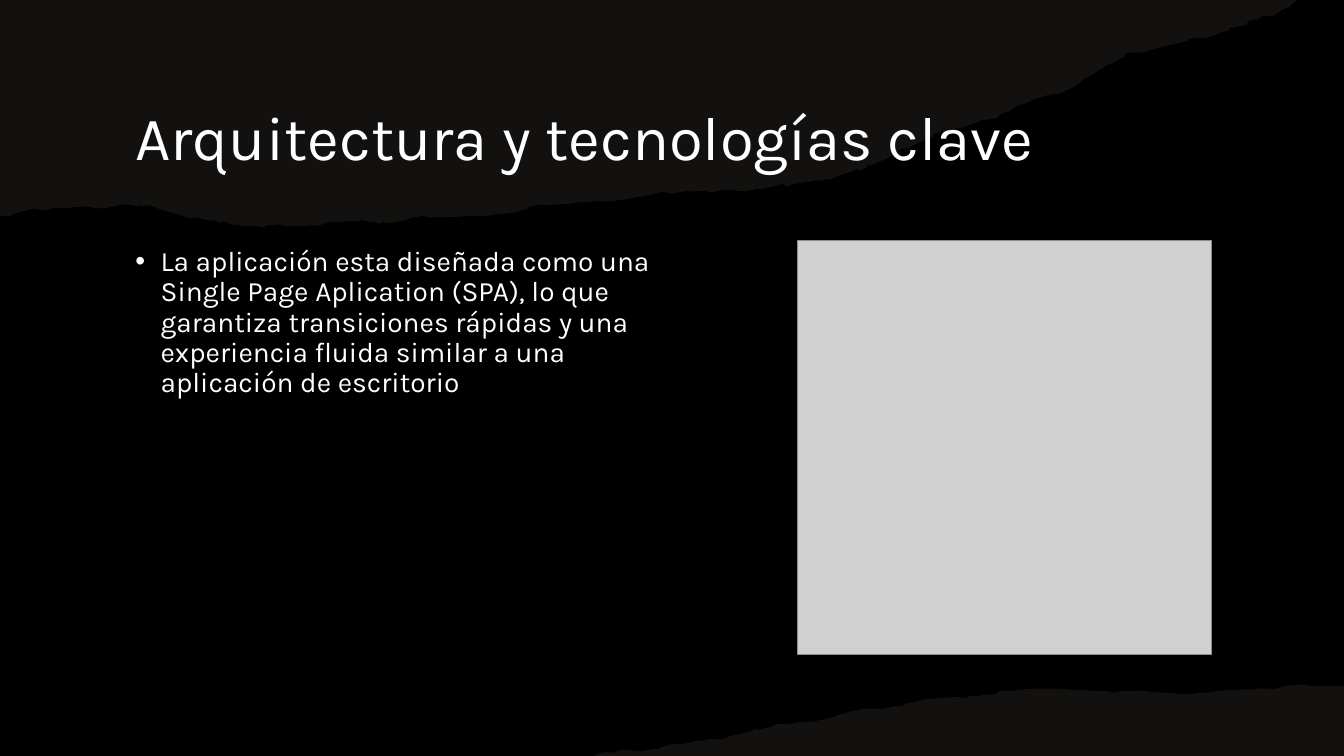
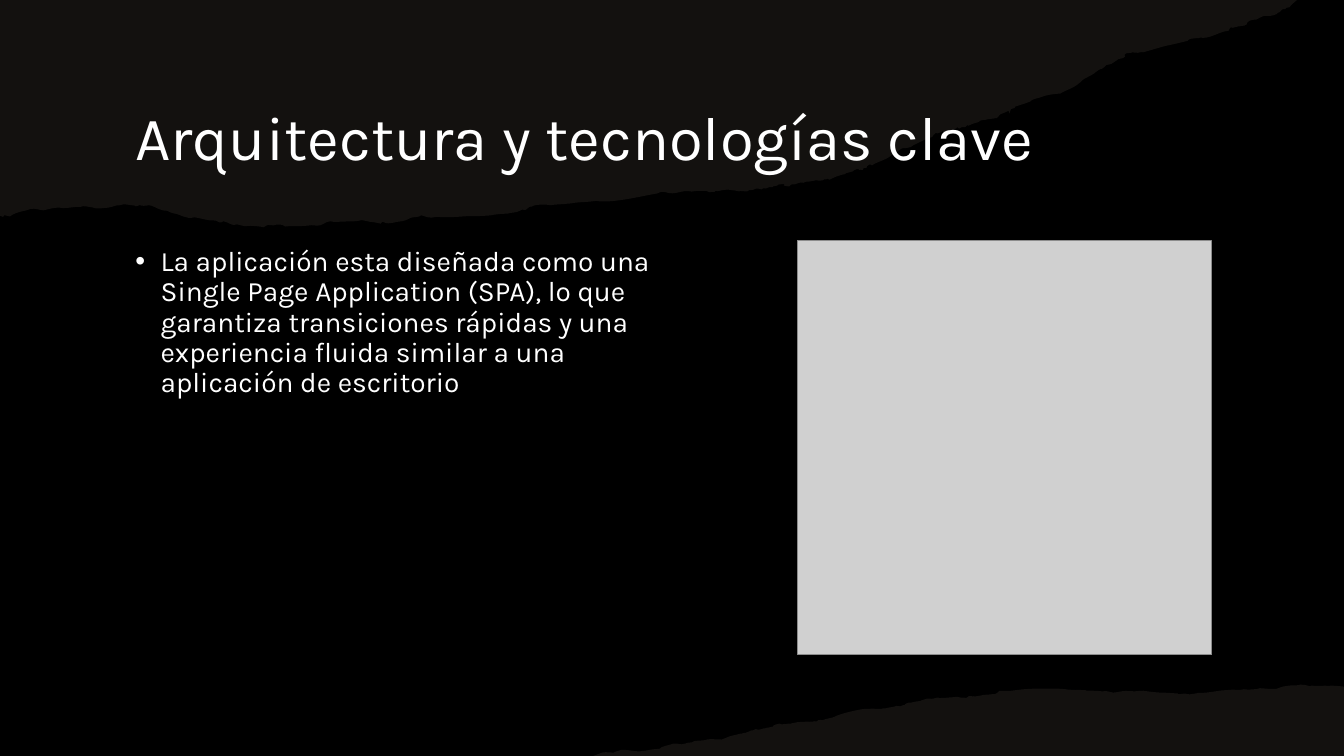
Before and after one commit to JuanPavi25/Proyecto_FInal, a slide deck: slide 3 of Documentacion/Programación Frontend.pptm. Drawn at 1344x756 pixels with LibreOffice and Linux fonts; fonts in the diff are those of the drawing; grey boxes stand for pictures. Boxes give left, top, right and bottom in pixels: in the first picture for what was removed or moved away, otherwise in the second. Text is boxed around its words. In the diff, an @@ line names an element or a change of style, - is before the commit and + after.

```diff
--- a/Documentacion/Programación Frontend.pptm
+++ b/Documentacion/Programación Frontend.pptm
@@ text at bbox=[161, 249, 649, 399]: text changed @@
-• La aplicación esta diseñada como una Single Page Aplication (SPA), lo que garantiza transiciones rápidas y una experiencia fluida similar a una aplicación de escritorio
+• La aplicación esta diseñada como una Single Page Application (SPA), lo que garantiza transiciones rápidas y una experiencia fluida similar a una aplicación de escritorio
```
Also in this commit, not shown: 3 other slides changed, 1 other file.
